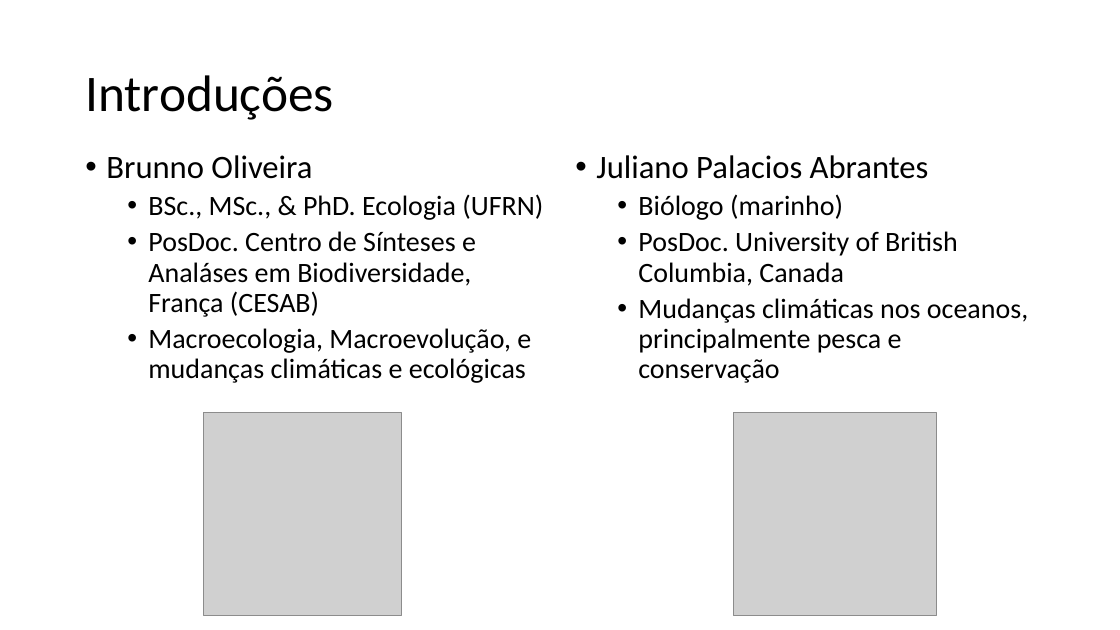
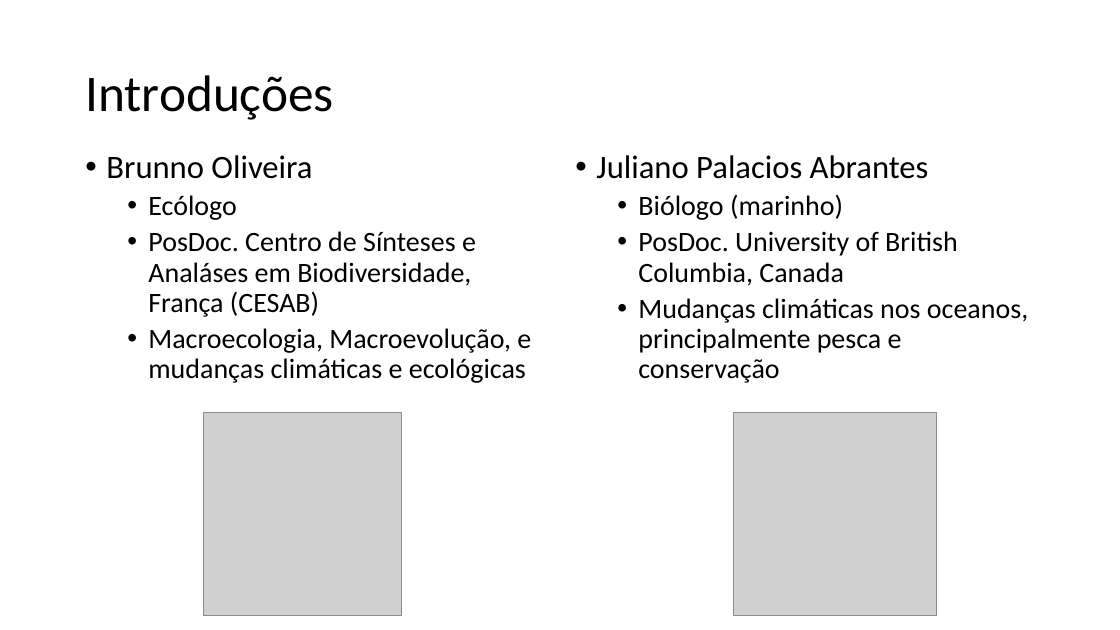
Before and after one commit to liviacnatal/curso_dados_sdms, a slide deck: slide 2 of sessoes/pptx/introducao.pptx. Drawn at 1120x630 pixels with LibreOffice and Linux fonts; fonts in the diff are those of the drawing; grey boxes stand for pictures. Boxes give left, top, right and bottom in pixels: in the first picture for what was removed or moved away, otherwise in the second. Text is boxed around its words. In the diff, an @@ line names an element or a change of style, - is before the commit and + after.

Commit message:
intro fix

```diff
--- a/sessoes/pptx/introducao.pptx
+++ b/sessoes/pptx/introducao.pptx
@@ text at [148,195,237,220]: text changed @@
-  • BSc., MSc., & PhD. Ecologia (UFRN)
+  • Ecólogo
```
Also in this commit, not shown: 5 other slides changed, 1 slide added, 3 other files.
